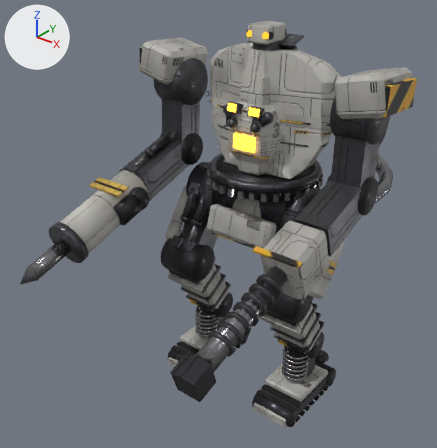
The glTF model assets/models/mech_foreman.glb: old version first, new version second.
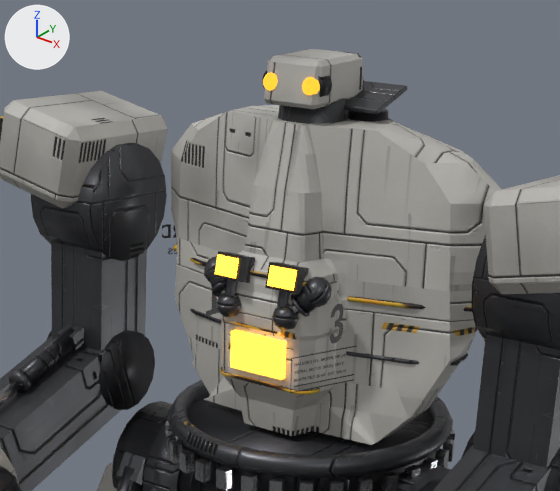
Each version is shown whole from a 50 mm lens placed at (19.9, -29.2, 28.7), pointed at (-0.3, -3.9, 13.0), then close up on the part from 32% to 84% of the width and 0% to 44% of the height. Arrows for +X, +Y and +Z are at upper left; the lights stay in place. The last two pictures show the newer version. Where no turn or scale is listed for an object, it has been applied to the vertices. Vertices at exactly the same position are counted once.

Before the edit, the objects in view are built like this:
```python
me_pelvis_mech_foreman_dark_001 = bpy.data.meshes.new('pelvis_mech_foreman_dark.001')
me_pelvis_mech_foreman_dark_001.from_pydata(...)  # a 20-sided cylinder along x spanning x -4.97..4.97, y -1.58..1.58, z -1.58..1.58
me_pelvis_mech_foreman_dark_001.materials.append(mat_mech_foreman_dark_001)
me_torso_mech_foreman_frame_001 = bpy.data.meshes.new('torso_mech_foreman_frame.001')
me_torso_mech_foreman_frame_001.from_pydata(...)  # 144 vertices, 288 faces; spans x 5.07..5.27, y 2.58..5.73, z 0.76..3.91
me_torso_mech_foreman_frame_001.materials.append(mat_mech_foreman_frame_001)
me_torso_twist_mech_foreman_dark_001 = bpy.data.meshes.new('torso_twist_mech_foreman_dark.001')
me_torso_twist_mech_foreman_dark_001.from_pydata(...)  # a 32-sided cylinder along z spanning x -3.21..3.21, y -3.21..3.21, z -0.44..0.44
me_torso_twist_mech_foreman_dark_001.materials.append(mat_mech_foreman_dark_001)
ob_pelvis_foreman_dark_001 = bpy.data.objects.new('pelvis_foreman_dark.001', me_pelvis_mech_foreman_dark_001)
ob_pelvis_foreman_dark_001.location = (0.0, 0.0, 13.1)
ob_torso_foreman_frame_001 = bpy.data.objects.new('torso_foreman_frame.001', me_torso_mech_foreman_frame_001)
ob_torso_foreman_frame_001.location = (0.0, 0.29, 15.7)
ob_torso_twist_foreman_dark_001 = bpy.data.objects.new('torso_twist_foreman_dark.001', me_torso_twist_mech_foreman_dark_001)
ob_torso_twist_foreman_dark_001.location = (0.0, 0.29, 14.97)
# also in view: 'CHEST_upper_1_foreman_armor.001' at (0.0, -1.8, 18.8); 'cockpit_foreman_armor.001' at (0.0, 0.0, 19.1); 'RAM_visor_L_foreman_frame.001' at (1.3, -1.7, 19.1); 'torso_twist_foreman_frame.001' at (0.0, 0.3, 15.4); 'pelvis_foreman_frame.001' at (0.0, 0.0, 13.1)
```
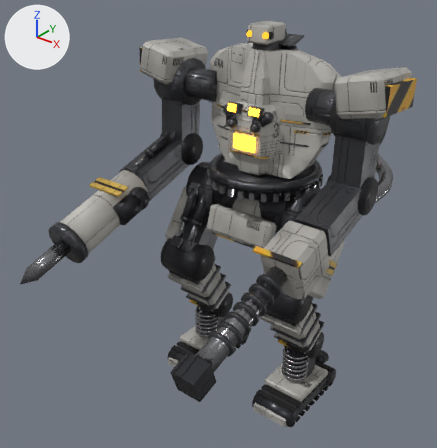
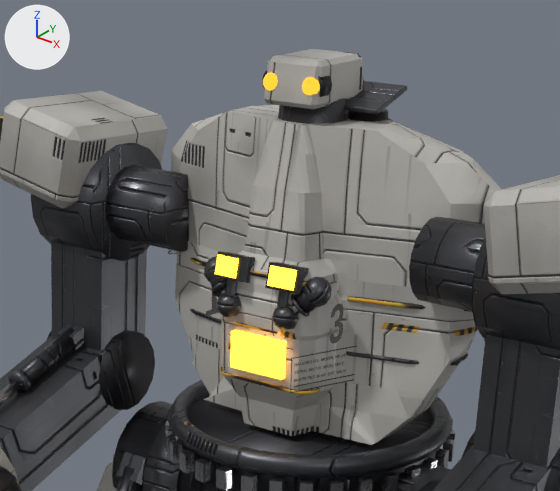
Location of each change, (x1, y1, x2, y2) in pixels of the close-ups (560 x 491 px):
'torso_foreman_frame.001', reshaped (not visible before): after (105, 165, 486, 311)
part 1 of me_torso_mech_foreman_frame_001, added: after (409, 217, 486, 311)
part 2 of me_torso_mech_foreman_frame_001, added: after (105, 165, 188, 252)

What the commit changed:
me_torso_mech_foreman_frame_001 is used by ob_torso_foreman_frame_001; location (0.0, 0.29, 15.7).
me_torso_mech_foreman_frame_001 had 144 vertices, 288 faces and spanned x 5.07..5.27, y 2.58..5.73, z 0.76..3.91.
me_torso_mech_foreman_frame_001 now has 216 vertices, 424 faces and spans x -6.31..6.31, y -1.52..5.73, z 0.76..5.25.
me_torso_mech_foreman_frame_001 part 1: a new loose piece, an 18-sided cylinder along x spanning x 3.47..6.31, y -1.52..0.35, z 3.41..5.25, in mat_mech_foreman_frame_001.
me_torso_mech_foreman_frame_001 part 2: a new loose piece, an 18-sided cylinder along x spanning x -6.31..-3.47, y -1.52..0.35, z 3.41..5.25, in mat_mech_foreman_frame_001.
